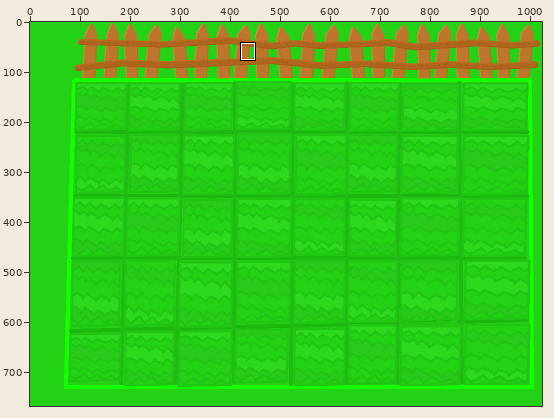
Edited in one commit: pixel-art file (RuneRuler.gmx/images/Level-background 2.ase). The first picture is a wide view before the edit; the outline marks the close-up.
Close-up. Before the commit:
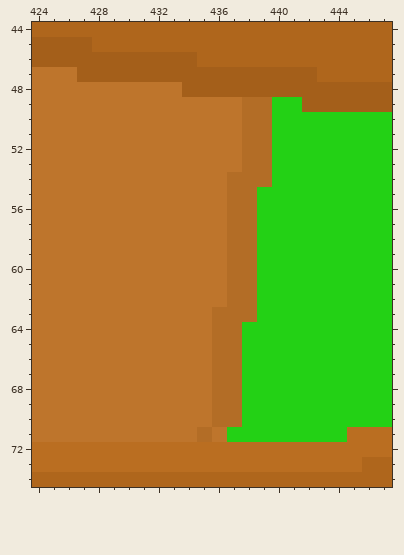
1024x768 pixels, 1 frame. Colours within 5 levels of each other are drawn and written as one. Shown: x 424..447, y 44..74. The commit also changed other parts of the picture, which this record leaves out.
And afterwards:
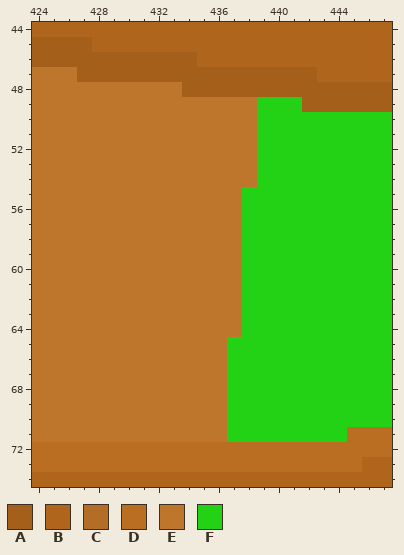
Palette (. is transparent): A #a45f1a  B #af661c  C #b36d26  D #ba6e21  E #be752c  F #23d115
The exact change:
{"change": "layer \"Layer\" added"}
{"change": "layer \"Layer 1\" removed"}
{"change": "layer \"Layer 2\" removed"}
{"where": "layer \"Layer\""}
{"y":49,"x":438,"old":"CC","new":"EF"}
{"y":50,"x":438,"old":"CC","new":"EF"}
{"y":51,"x":438,"old":"CC","new":"EF"}
{"y":52,"x":438,"old":"CC","new":"EF"}
{"y":53,"x":438,"old":"CC","new":"EF"}
{"y":54,"x":437,"old":"CCC","new":"EEF"}
{"y":55,"x":437,"old":"CC","new":"EF"}
{"y":56,"x":437,"old":"CC","new":"EF"}
{"y":57,"x":437,"old":"CC","new":"EF"}
{"y":58,"x":437,"old":"CC","new":"EF"}
{"y":59,"x":437,"old":"CC","new":"EF"}
{"y":60,"x":437,"old":"CC","new":"EF"}
{"y":61,"x":437,"old":"CC","new":"EF"}
{"y":62,"x":437,"old":"CC","new":"EF"}
{"y":63,"x":436,"old":"CCC","new":"EEF"}
{"y":64,"x":436,"old":"CC","new":"EE"}
{"y":65,"x":436,"old":"CC","new":"EF"}
{"y":66,"x":436,"old":"CC","new":"EF"}
{"y":67,"x":436,"old":"CC","new":"EF"}
{"y":68,"x":436,"old":"CC","new":"EF"}
{"y":69,"x":436,"old":"CC","new":"EF"}
{"y":70,"x":436,"old":"CC","new":"EF"}
{"y":71,"x":435,"old":"C","new":"E"}
{"label":"changed","picture_box":[197,97,272,442]}
